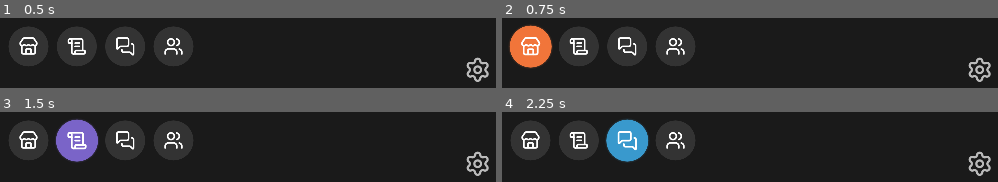
Above: before the commit, frames 1-4 (two rows, left to right).
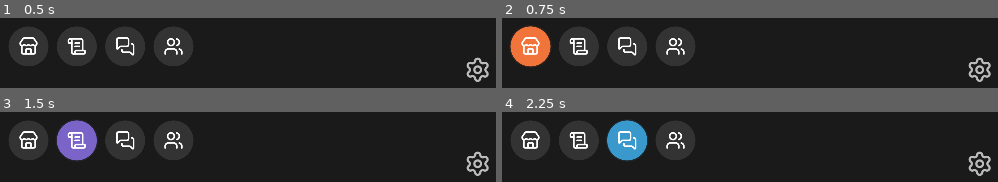
Above: after the commit, the same moments.

Repository: Bildurre/choque_de_leyendas_vg
Game: Godot game, scene res://screens/main_menu/main_menu_desktop.tscn
Two runs of this game, one before a commit and one after it. Both use one fixed random seed, a clock stepped at 60 frames per second and the inputs below.
Inputs (mouse positions are in pixels of both pictures, inside the frame that each line leads up to):
- Up to frame 1 (0.5 s): no input
- Up to frame 2 (0.75 s): click (531, 46) at 0.5 s
- Up to frame 3 (1.5 s): click (74, 140) at 1.25 s
- Up to frame 4 (2.25 s): click (626, 140) at 2 s

Frame 1 is identical in both runs. In frame 2, 0.9% of the frame differs, in the area x 1-11%, y 10-72%; in frame 3, 0.8%; in frame 4, 0.8%.

Commit message:
Remove scale animation on hover from IconButton
https://claude.ai/code/session_0176j4sJi8nNgewyZfevnuDY

Diff:
--- a/ui/components/buttons/icon_button.gd
+++ b/ui/components/buttons/icon_button.gd
@@ -1,5 +1,5 @@
 ## Boton redondo reutilizable con icono. Muestra un icono centrado sobre un fondo
-## circular oscuro. En hover: escala x1.05, cambia color de fondo y muestra sombra.
+## circular oscuro. En hover: cambia color de fondo y muestra sombra.
 ## Uso: asignar icon (Texture2D) y tooltip_text desde el editor o .tscn.
 class_name IconButton
 extends Button
@@ -13,7 +13,6 @@
 ## Padding interior entre el borde del boton y el icono.
 @export var icon_padding: float = 24.0
 
-var _tween: Tween
 var _normal_style: StyleBoxFlat
 var _hover_style: StyleBoxFlat
 var _pressed_style: StyleBoxFlat
@@ -28,12 +27,6 @@
 	text = ""
 
 	_setup_styles()
-
-	resized.connect(_update_pivot)
-	_update_pivot()
-
-	mouse_entered.connect(_on_hover_entered)
-	mouse_exited.connect(_on_hover_exited)
 
 
 func _setup_styles() -> void:
@@ -78,21 +71,3 @@
 
 	# Cursor de mano
 	mouse_default_cursor_shape = Control.CURSOR_POINTING_HAND
-
-
-func _update_pivot() -> void:
-	pivot_offset = size / 2.0
-
-
-func _on_hover_entered() -> void:
-	if _tween:
-		_tween.kill()
-	_tween = create_tween().set_ease(Tween.EASE_OUT).set_trans(Tween.TRANS_BACK)
-	_tween.tween_property(self, "scale", Vector2(1.05, 1.05), 0.15)
-
-
-func _on_hover_exited() -> void:
-	if _tween:
-		_tween.kill()
-	_tween = create_tween().set_ease(Tween.EASE_OUT).set_trans(Tween.TRANS_CUBIC)
-	_tween.tween_property(self, "scale", Vector2.ONE, 0.15)
